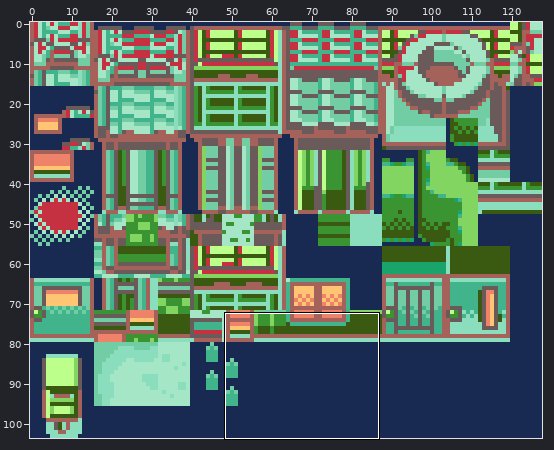
Two versions of one sprite sheet, data/tilesets/secondary/petalburg/tiles.png. Above, an overview of the earlier version with the close-up marked.
Close-up. Old version:
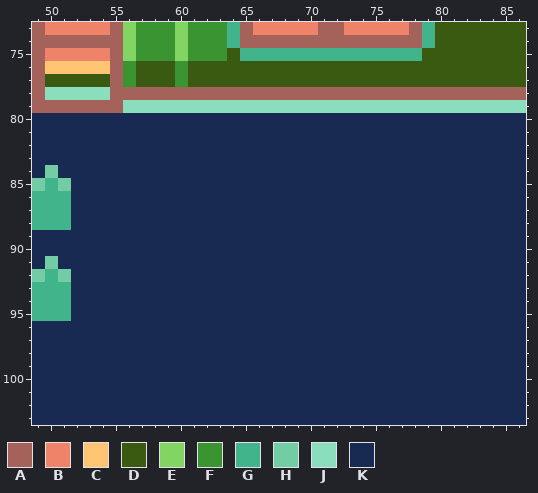
The file is 128x104 pixels. Shown: x 49..86, y 73..103.
Palette (. is transparent): A #a4625a  B #ee836a  C #ffc573  D #395a10  E #83d562  F #399431  G #41b48b  H #73cda4  J #8bdebd  K #182952
Pixels before, first column x 49:
 73 ABBBBBAEFFFEFFFGABBBBBAABBBBBAGDDDDDDD
 74 AAAAAAAEFFFEFFFGAAAAAAAAAAAAAAGDDDDDDD
 75 ABBBBBAEFFFEFFFDGGGGGGGGGGGGGGDDDDDDDD
 76 ACCCCCAFDDDFDDDDDDDDDDDDDDDDDDDDDDDDDD
 77 ADDDDDAFDDDFDDDDDDDDDDDDDDDDDDDDDDDDDD
 78 AJJJJJAAAAAAAAAAAAAAAAAAAAAAAAAAAAAAAA
 79 AAAAAAAJJJJJJJJJJJJJJJJJJJJJJJJJJJJJJJ
 80 KKKKKKKKKKKKKKKKKKKKKKKKKKKKKKKKKKKKKK
 81 KKKKKKKKKKKKKKKKKKKKKKKKKKKKKKKKKKKKKK
 82 KKKKKKKKKKKKKKKKKKKKKKKKKKKKKKKKKKKKKK
 83 KKKKKKKKKKKKKKKKKKKKKKKKKKKKKKKKKKKKKK
 84 KHKKKKKKKKKKKKKKKKKKKKKKKKKKKKKKKKKKKK
 85 HGHKKKKKKKKKKKKKKKKKKKKKKKKKKKKKKKKKKK
 86 GGGKKKKKKKKKKKKKKKKKKKKKKKKKKKKKKKKKKK
 87 GGGKKKKKKKKKKKKKKKKKKKKKKKKKKKKKKKKKKK
 88 GGGKKKKKKKKKKKKKKKKKKKKKKKKKKKKKKKKKKK
 89 KKKKKKKKKKKKKKKKKKKKKKKKKKKKKKKKKKKKKK
 90 KKKKKKKKKKKKKKKKKKKKKKKKKKKKKKKKKKKKKK
 91 KHKKKKKKKKKKKKKKKKKKKKKKKKKKKKKKKKKKKK
 92 HGHKKKKKKKKKKKKKKKKKKKKKKKKKKKKKKKKKKK
 93 GGGKKKKKKKKKKKKKKKKKKKKKKKKKKKKKKKKKKK
 94 GGGKKKKKKKKKKKKKKKKKKKKKKKKKKKKKKKKKKK
 95 GGGKKKKKKKKKKKKKKKKKKKKKKKKKKKKKKKKKKK
 96 KKKKKKKKKKKKKKKKKKKKKKKKKKKKKKKKKKKKKK
 97 KKKKKKKKKKKKKKKKKKKKKKKKKKKKKKKKKKKKKK
 98 KKKKKKKKKKKKKKKKKKKKKKKKKKKKKKKKKKKKKK
 99 KKKKKKKKKKKKKKKKKKKKKKKKKKKKKKKKKKKKKK
100 KKKKKKKKKKKKKKKKKKKKKKKKKKKKKKKKKKKKKK
101 KKKKKKKKKKKKKKKKKKKKKKKKKKKKKKKKKKKKKK
102 KKKKKKKKKKKKKKKKKKKKKKKKKKKKKKKKKKKKKK
103 KKKKKKKKKKKKKKKKKKKKKKKKKKKKKKKKKKKKKK
And afterwards:
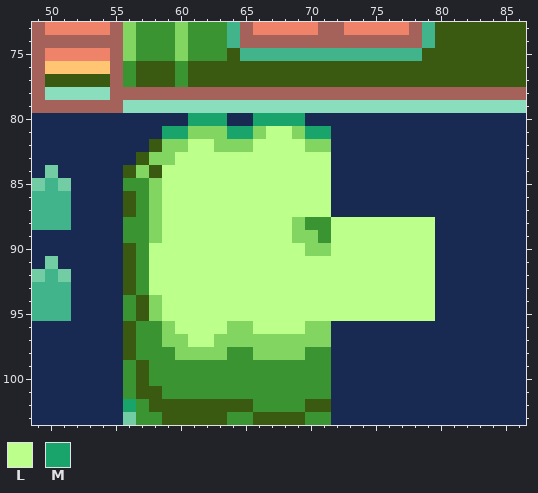
Colours new in this view: L #bdff8b  M #18a46a
Edits made:
Changed rows in their new state; - is an unchanged pixel.
first column x 56:
 80 -----MMM--MMMM----------
 81 ---MMEEEMMELLEMM--------
 82 --DEELLEEELLLLEE--------
 83 -DEELLLLLLLLLLLL--------
 84 DEDLLLLLLLLLLLLL--------
 85 FFELLLLLLLLLLLLL--------
 86 DFELLLLLLLLLLLLL--------
 87 DFELLLLLLLLLLLLL--------
 88 FFELLLLLLLLLLEFFLLLLLLLL
 89 FFELLLLLLLLLLEEFLLLLLLLL
 90 DFLLLLLLLLLLLLEELLLLLLLL
 91 DFLLLLLLLLLLLLLLLLLLLLLL
 92 DFLLLLLLLLLLLLLLLLLLLLLL
 93 DFLLLLLLLLLLLLLLLLLLLLLL
 94 FDELLLLLLLLLLLLLLLLLLLLL
 95 FDELLLLLLLLLLLLLLLLLLLLL
 96 DFFELLLLEELLLLEE--------
 97 DFFEELLEEEEEEEEE--------
 98 DFFFEEEEFFEEEEFF--------
 99 FDFFFFFFFFFFFFFF--------
100 FDFFFFFFFFFFFFFF--------
101 FDDFFFFFFFFFFFFF--------
102 MFDDDDDDDDFFFFDD--------
103 HFFDDDDDFFDDDDFF--------
